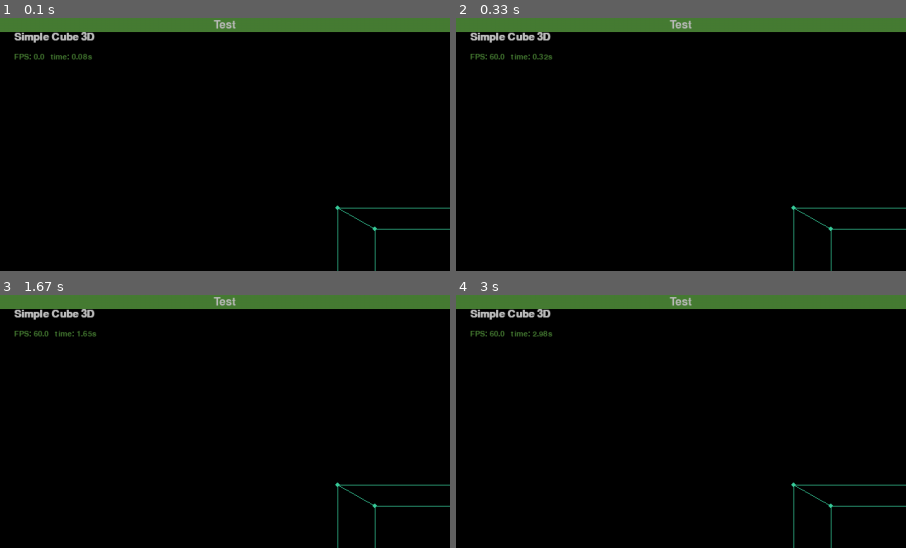
Above: before the commit, frames 1-4 (two rows, left to right).
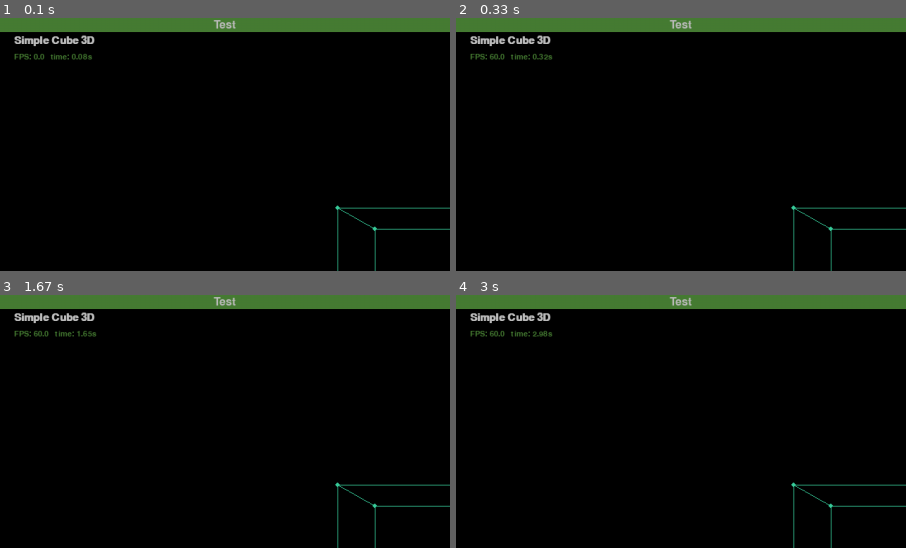
Above: after the commit, the same moments.

Repository: monok-robeto/graphic-practice
Game: pygame game, started from main.py
Same seed, same stepped clock (60 frames per second), same inputs: the game is played once before the commit and once after it.
Inputs:
- Up to frame 1 (0.1 s): no input
- Up to frame 2 (0.33 s): no input
- Up to frame 3 (1.67 s): no input
- Up to frame 4 (3 s): no input
The pictures show only the part of the screen within x 0-50%, y 0-50%; the shares and areas given below are measured in that part.

The runs differ from the first frame. In frame 1, 0.6% of the frame differs, in the area x 3-22%, y 5-12%; in frame 2, 0.6%; in frame 3, 0.6%; in frame 4, 0.6%.

Commit message:
setup flow demo

Diff:
--- a/utils/txt.py
+++ b/utils/txt.py
@@ -18,7 +18,7 @@
     app.surface.blit(_font(default_font, 16).render(text, True, color), pos)
 
 def title(text):
-    app.surface.blit(_font(default_font, 22, bold=True).render(text, True, color.WHITE_0), (20, 20))
+    app.surface.blit(_font(default_font, 22, bold=True).render(text, True, color.WHITE_0), (20, 25))
 
 def hint(text):
     H = app.surface.get_height()
